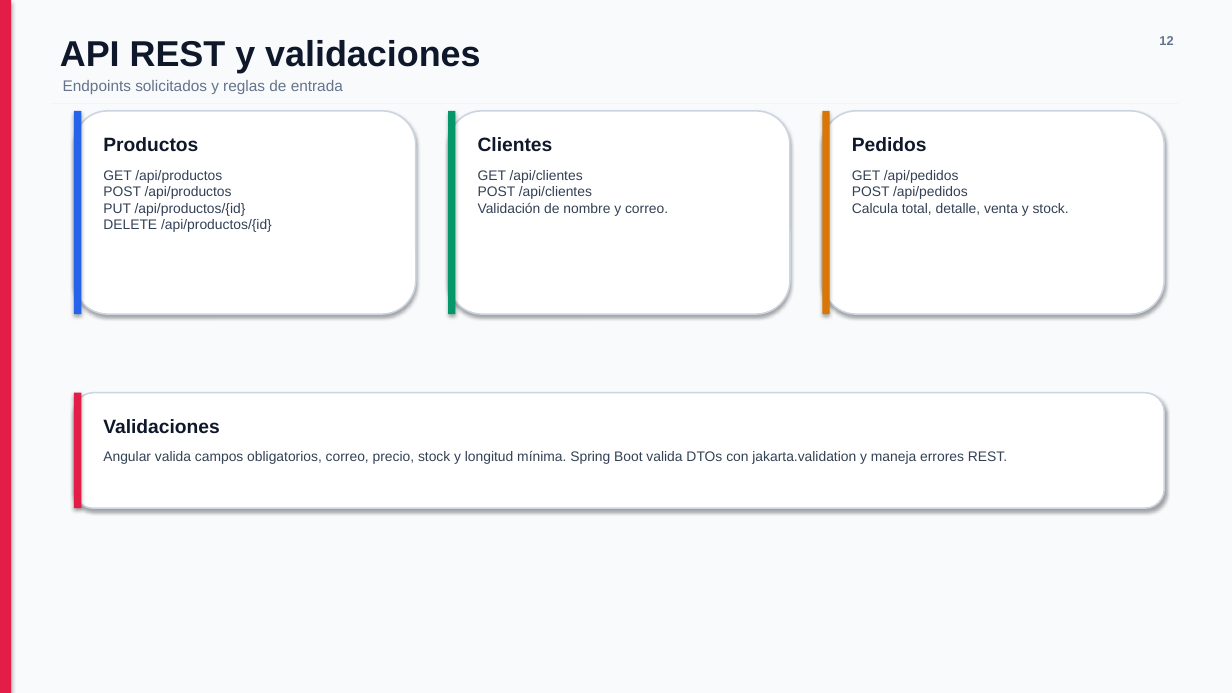
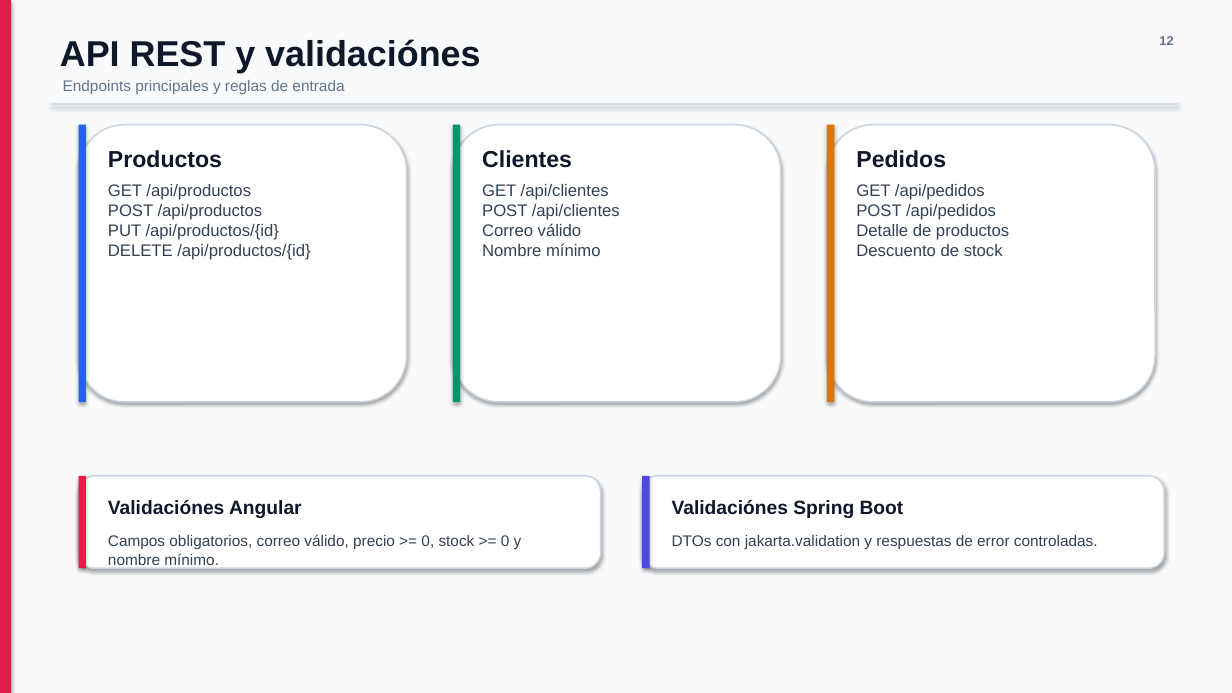
Before and after one commit to DiegoA199/Chompas_Mabel, a slide deck: slide 12 of docs/entregables/Presentacion_Chompas_Mabel.pptx. Drawn at 1232x693 pixels with LibreOffice and Linux fonts; fonts in the diff are those of the drawing. Boxes give left, top, right and bottom in pixels: in the first picture for what was removed or moved away, otherwise in the second. Text is boxed around its words. In the diff, an @@ line names an element or a change of style, - is before the commit and + after.

Commit message:
refine presentation layout

```diff
--- a/docs/entregables/Presentacion_Chompas_Mabel.pptx
+++ b/docs/entregables/Presentacion_Chompas_Mabel.pptx
@@ text at [60,39,480,73]: text changed @@
-API REST y validaciones
+API REST y validaciónes
@@ text at [63,80,344,94]: text changed @@
-Endpoints solicitados y reglas de entrada
+Endpoints principales y reglas de entrada
@@ rounded rectangle: place and size @@
-rounded rectangle at [74,111,416,314]
+rounded rectangle at [79,125,407,402]
@@ rectangle: place and size @@
-rectangle at [74,111,81,314]
+rectangle at [79,125,86,402]
@@ size 15 to 18 pt in 3 elements at [482,150,572,168], [856,150,946,168], [108,150,222,168] @@
@@ text "Productos": place and size @@
-text "Productos" at [103,137,198,152]
+text "Productos" at [108,150,222,168]
@@ rounded rectangle: place and size @@
-rounded rectangle at [448,111,790,314]
+rounded rectangle at [453,125,781,402]
@@ rectangle: place and size @@
-rectangle at [448,111,456,314]
+rectangle at [453,125,460,402]
@@ text "Clientes": place and size @@
-text "Clientes" at [478,137,553,151]
+text "Clientes" at [482,150,572,168]
@@ rounded rectangle: place and size @@
-rounded rectangle at [823,111,1165,314]
+rounded rectangle at [827,125,1155,402]
@@ rectangle: place and size @@
-rectangle at [823,111,830,314]
+rectangle at [827,125,835,402]
@@ text "Pedidos": place and size @@
-text "Pedidos" at [852,137,927,151]
+text "Pedidos" at [856,150,946,168]
@@ text "GET /api/productos POST /api/productos PUT ...": place and size @@
-text "GET /api/productos POST /api/productos PUT ..." at [103,170,272,232]
+text "GET /api/productos POST /api/productos PUT ..." at [108,184,310,260]
@@ text "GET /api/productos POST /api/productos PUT ..." at [108,184,310,260]: size 10.8 to 13 pt @@
@@ text at [482,184,620,256]: text changed; size 10.8 to 13 pt @@
-GET /api/clientes
-POST /api/clientes
-Validación de nombre y correo.
+GET /api/clientes
+POST /api/clientes
+Correo válido
+Nombre mínimo
@@ text at [856,184,1009,256]: text changed; size 10.8 to 13 pt @@
-GET /api/pedidos
-POST /api/pedidos
-Calcula total, detalle, venta y stock.
+GET /api/pedidos
+POST /api/pedidos
+Detalle de productos
+Descuento de stock
@@ text removed at [103,419,219,434] @@
-Validaciones
@@ rectangle: place and size @@
-rectangle at [74,393,81,508]
+rectangle at [79,476,86,568]
@@ rounded rectangle: place and size @@
-rounded rectangle at [74,393,1165,508]
+rounded rectangle at [79,476,601,568]
@@ rounded rectangle added at [642,476,1165,568], fill #FFFFFF, outline #CBD5E1 1.2 pt @@
@@ rectangle added at [642,476,650,568], fill #4F46E5 @@
@@ text added at [108,500,302,518], 15 pt, text #0F172A, bold @@
+Validaciónes Angular
@@ text added at [672,500,904,518], 15 pt, text #0F172A, bold @@
+Validaciónes Spring Boot
@@ text at [108,534,522,565]: text changed; size 10.8 to 12 pt @@
-Angular valida campos obligatorios, correo, precio, stock y longitud mínima. Spring Boot valida DTOs con jakarta.validation y maneja errores REST.
+Campos obligatorios, correo válido, precio >= 0, stock >= 0 y nombre mínimo.
@@ text added at [672,535,1098,549], 12 pt, text #334155 @@
+DTOs con jakarta.validation y respuestas de error controladas.
```
Also in this commit, not shown: 6 other slides changed.
